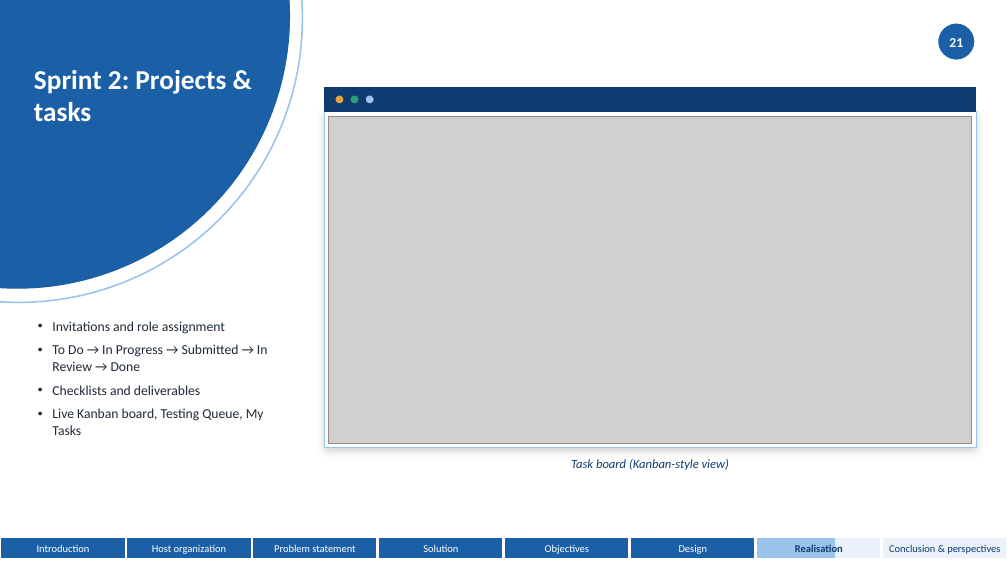
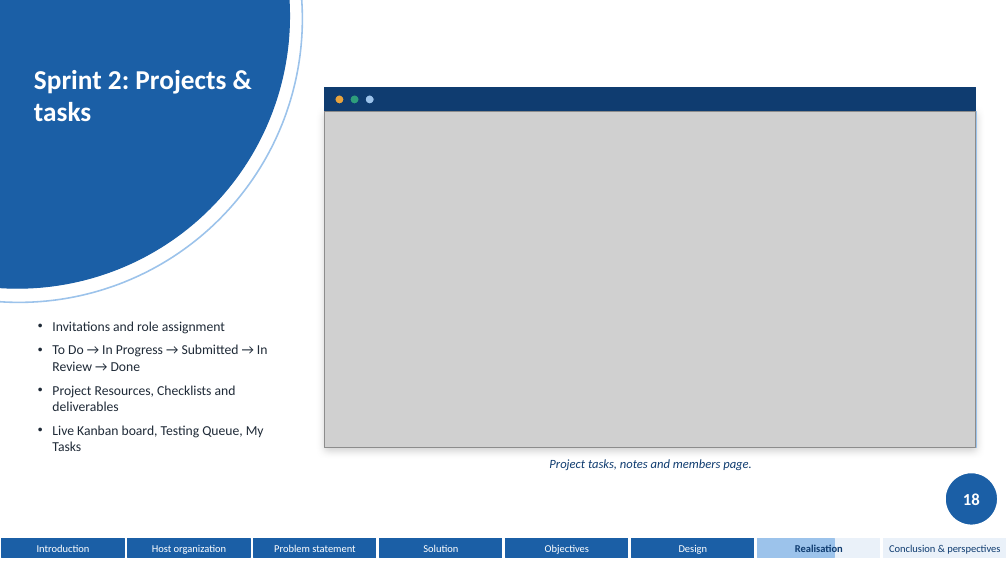
Before and after one commit to domdomxy/synkro, a slide deck: slide 19 of Synkro_PFA_Defense.pptx (slide 21 before the commit). Drawn at 1008x567 pixels with LibreOffice and Linux fonts; fonts in the diff are those of the drawing; grey boxes stand for pictures. Boxes give left, top, right and bottom in pixels: in the first picture for what was removed or moved away, otherwise in the second. Text is boxed around its words. In the diff, an @@ line names an element or a change of style, - is before the commit and + after.

Commit message:
Align defense speech with 26-slide deck
Condense the speech to a 9-minute target and reorganize it to match the updated 26-slide presentation, adding brief speaking cues for diagrams and visuals.

```diff
--- a/Synkro_PFA_Defense.pptx
+++ b/Synkro_PFA_Defense.pptx
@@ page number removed at (x1=949, y1=38, x2=963, y2=47) @@
-21
@@ picture resized from (x1=329, y1=116, x2=972, y2=443) to (x1=324, y1=111, x2=976, y2=448) @@
@@ text at (x1=52, y1=385, x2=236, y2=411): text changed @@
-• Checklists and deliverables
+• Project Resources, Checklists and deliverables
@@ text at (x1=549, y1=459, x2=752, y2=470): text changed @@
-Task board (Kanban-style view)
+Project tasks, notes and members page.
@@ ellipse resized from (x1=938, y1=23, x2=975, y2=60) to (x1=945, y1=473, x2=998, y2=526) @@
@@ page number added at (x1=963, y1=493, x2=980, y2=505), 16 pt, text #FFFFFF, bold @@
+18
```
Also in this commit, not shown: 24 other slides changed, 2 slides removed, 1 other file.
